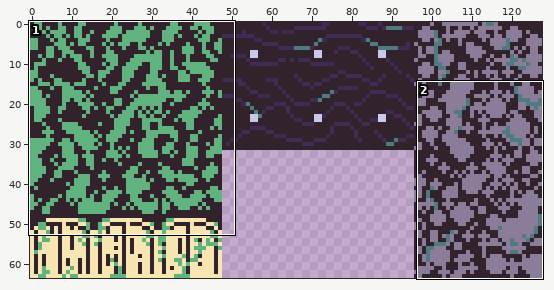
Sprite sheet -- art/ForestTileset-sheet.png. Above: a wide view before the commit, with the close-up outlined.
Close-up. Before:
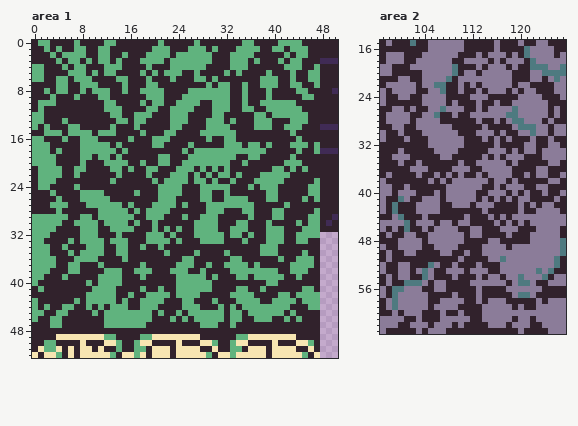
The file is 256x128 pixels, drawn in blocks of 2x2; one block is one cell here. Shown: area 1: x 0..50, y 0..52; area 2: x 97..127, y 15..63.
Once edited:
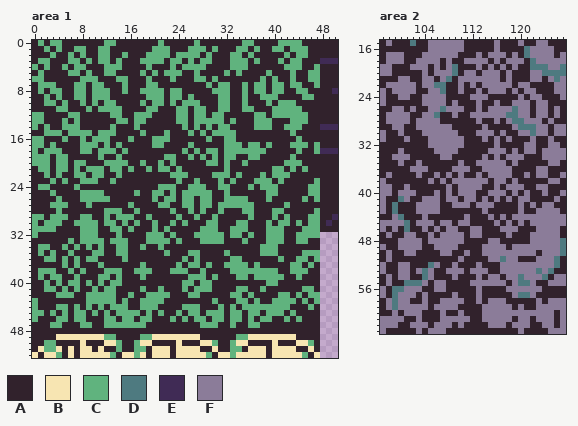
Palette (. is transparent): A #31222c  B #f7e5b2  C #60b37e  D #4e7a80  E #402b55  F #8b7c99
Log entry: Improve forest tilesheet art Add more leaves in the texture
The edit:
Changed rows in their new state; - is an unchanged pixel.
Area 1:
first column x 0:
 0 --ACC--A----------------------------------------
 1 ------------------------------------A-----------
 2 -----A-A--------------------A------A------------
 3 -CC-A--------------------A-A--------------------
 4 -AC---------------------A-----------------------
 5 A-------ACA-------------------------------------
 6 ----AA-A--C----------------------------A--------
 7 -CCCAA-C-A-C-------------------------C-A-C------
 8 -CAC-A-C---------------CC-AAAA-------CCACC------
 9 --CAC---C-C------------CCA-AAAA-------C-C-------
10 -A---C--C-C------------CA-----A-------A-A-------
11 -A--CC---C-C-----------A--ACC-A--------A--------
12 ------CC---------------A---CC-------------------
13 -------C---------------A---CC-------------------
14 -----C-----------------AAC-C--A-----------------
15 -----------------------A--C--A------------------
16 ---------A-CC-----------------------------------
17 --AC-------A------------------------------------
18 -A-C------A-----------------A--A----------------
19 ---ACC--AA--A--------A-C---A-A-A----------------
20 ---ACC-C--------------AC-AAAA--A----------------
21 ---A-C--ACCC--------ACC--AA-A-A-----------------
22 -A-A----C-CC-------A-------A-AC--------A--------
23 -AA--C--CCC---------A-AA-A--A-AC--------A-------
24 ------------------------A-CC-AA-----------------
25 --------------------C-A-ACCC--------------------
26 --------------------CA---CC-------------A-------
27 ----------AAAAA-----A--A--C-C-A-----------------
28 -----------A---A---AAAAC--C-CAA-----------------
29 --A--------A-A------AA--CA-CAA-----------AC-----
30 -A------------A--------C-C-AA------------CC-----
31 ---------------A--------A--A--------------------
32 -AA---------------------------------------------
33 AA----------------------------------------------
34 A------C--A-------------------------------------
35 A-AC----AA----------------C-------------------CC
36 AA---C--A-----------------AC------------------AC
37 AAAA-CA------------------A-C-----------------A--
38 A--C---AC---------------------------------------
39 A--CCA-C-----A----------AA----------------------
40 A-C-C-CC----A-----------A--A--------------------
41 -ACC-C-C---A------------A-A---------------------
42 ----CCC-----------------AA---------A---------A--
43 -------A-----------------AA---------A---------A-
44 --A-C-AC---------------------------------------A
45 ---CA--CC----A----A---------A---------A---------
46 ---A-C-CC-----A--A-----------A------CA----------
47 --------CC--------------------------CC----------
Area 2:
first column x 105:
18 --A---------------
19 A-A--------A------
20 A-----------A-----
21 -A----------A-----
24 ----------------A-
25 -----------------A
26 -----------------A
27 -----------------A
first column x 109:
39 A-
40 A-
41 -A
first column x 106:
46 -A----------------
47 A-----------------
50 -----------------A
51 --------------AAA-
first column x 102:
57 -A-----------------------
58 AA-----------------------
60 ------------------------A
61 ------------------------A
62 ------------------------A
